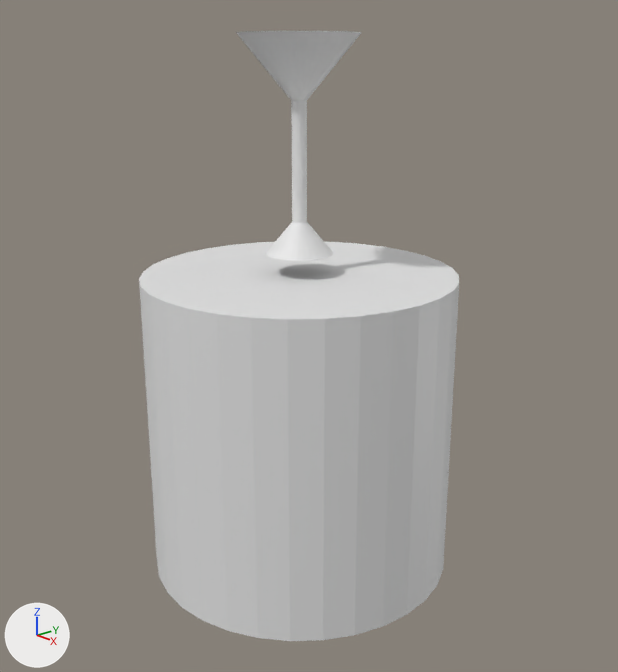
One commit to the Blender file Assets/Models/CeilingFan.blend: the scene before it, then after it.
Rendered twice from a 50 mm camera at (3.97, -3.49, 3.33) aimed at (0.22, -0.12, 1.68). Lighting does not change. The marker at lower left points along +X, +Y and +Z.

The older version as bpy lines, for what is in view:
```python
me_cone = bpy.data.meshes.new('Cone')
me_cone.from_pydata(...)  # a 32-sided cone pointing to +z spanning x -1.0..1.0, y -1.0..1.0, z -1.0..0.19
me_cylinder = bpy.data.meshes.new('Cylinder')
me_cylinder.from_pydata(...)  # a 32-sided cylinder along z spanning x -1.0..1.0, y -1.0..1.0, z -1.0..1.0
me_cylinder_001 = bpy.data.meshes.new('Cylinder.001')
me_cylinder_001.from_pydata(...)  # a 32-sided cylinder along z spanning x -1.0..1.0, y -1.0..1.0, z -1.0..1.0
ob_cylinder = bpy.data.objects.new('Cylinder', me_cylinder)
ob_cylinder.location = (0.0, 0.0, 2.716)
ob_cylinder.scale = (0.0476, 0.0443, 0.393)
ob_cylinder_001 = bpy.data.objects.new('Cylinder.001', me_cylinder_001)
ob_cylinder_001.location = (0.0, 0.0, 1.022)
ob_fanbase = bpy.data.objects.new('FanBase', me_cone)
ob_fanbase.location = (0.0, 0.0, 3.093)
ob_fanbase.rotation_euler = (0.0, 3.142, 0.0)  # degrees (0, 180, 0)
ob_fanbase.scale = (0.366, 0.366, 0.366)
# also in view: 'FanBase.001' at (0.0, 0.0, 2.28)
```
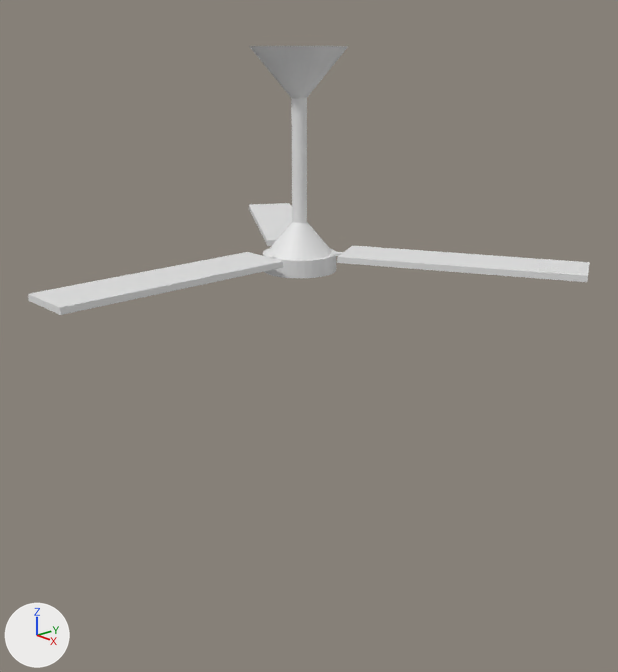
Commit message: Finished ceiling fan

Location of each change, (x1, y1, x2, y2) in pixels of the pictures (618 x 672 px):
'Cylinder.001', deleted: before (139, 242, 459, 641)
'Blade.001', added: after (28, 252, 283, 315)
'FanBase', rescaled (21% narrower, 24% shorter): before (236, 31, 362, 101); after (249, 46, 348, 99)
'Blade', added: after (337, 245, 590, 282)
'Blade.002', added: after (249, 203, 292, 246)
'LightSource', added: after (263, 248, 336, 278)

Edits to the bpy script that builds the scene:
```text
Add me_cube_005:
    me_cube_005.from_pydata(...)  # a box spanning x -1.0..1.0, y -1.0..1.0, z -1.0..1.0
Add me_cylinder_001_1:
    me_cylinder_001_1.from_pydata(...)  # 128 vertices, 98 faces; spans x -1.0..1.0, y -1.0..1.0, z -1.0..1.58
Change ob_fanbase:
    ob_fanbase.scale: (0.366, 0.366, 0.366) -> (0.289, 0.289, 0.289)
Remove ob_cylinder_001:
    ob_cylinder_001 = bpy.data.objects.new('Cylinder.001', me_cylinder_001)
    ob_cylinder_001.location = (0.0, 0.0, 1.022)
Add ob_blade_002:
    ob_blade_002 = bpy.data.objects.new('Blade.002', me_cube_005)
    ob_blade_002.location = (-0.86, 0.558, 2.161)
    ob_blade_002.rotation_euler = (-0.00138, 0.0095, -2.153)  # degrees (-0.1, 0.5, -123)
    ob_blade_002.scale = (0.166, 0.722, 0.0184)
Add ob_blade_001:
    ob_blade_001 = bpy.data.objects.new('Blade.001', me_cube_005.copy())
    ob_blade_001.location = (0.036, -1.014, 2.161)
    ob_blade_001.rotation_euler = (-0.00138, 0.0095, 0.0272)  # degrees (-0.1, 0.5, 1.6)
    ob_blade_001.scale = (0.166, 0.722, 0.0184)
Add ob_blade:
    ob_blade = bpy.data.objects.new('Blade', me_cube_005.copy())
    ob_blade.location = (0.867, 0.52, 2.161)
    ob_blade.rotation_euler = (-0.00138, 0.0095, -1.058)  # degrees (-0.1, 0.5, -61)
    ob_blade.scale = (0.166, 0.722, 0.0184)
Add ob_lightsource:
    ob_lightsource = bpy.data.objects.new('LightSource', me_cylinder_001_1)
    ob_lightsource.location = (0.0, 0.0, 2.103)
    ob_lightsource.scale = (-0.231, -0.231, -0.0532)
```
